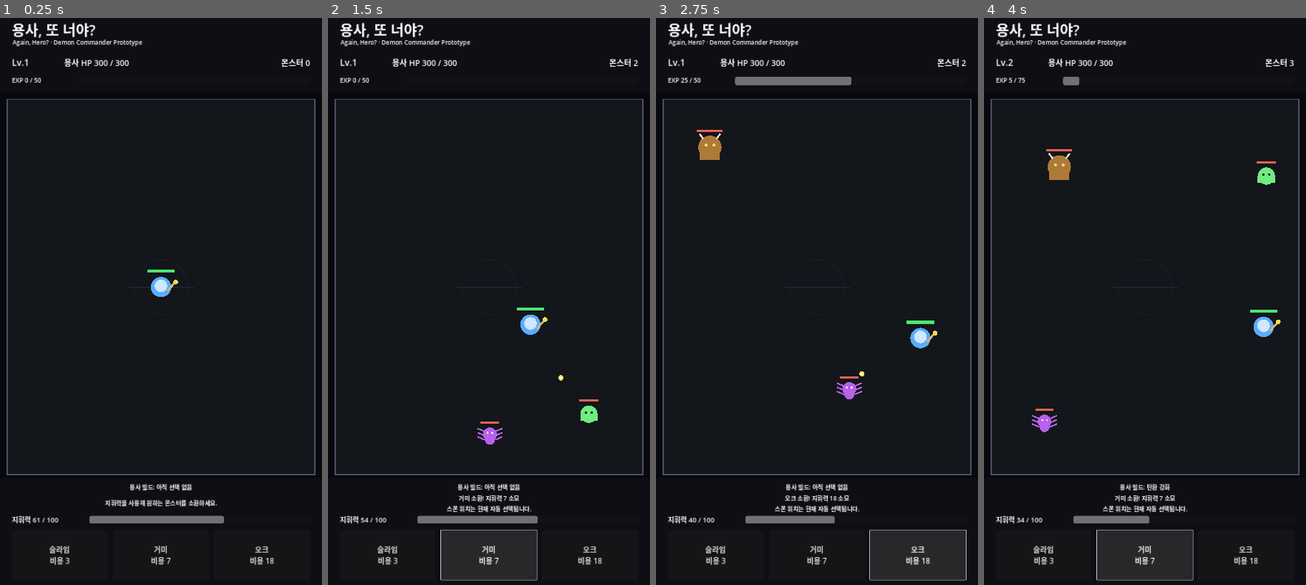
Above: before the commit, frames 1-4 (left to right).
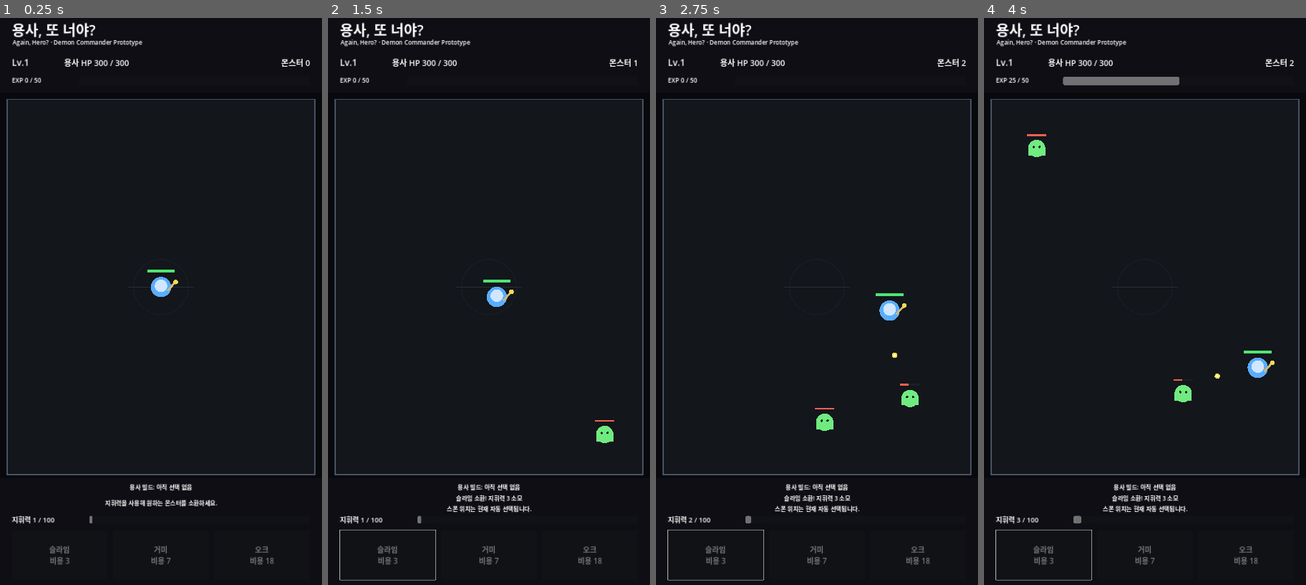
Above: after the commit, the same moments.

Repository: MinSung0732/Again-Hero-
Game: Godot game, scene res://src/main/Main.tscn
The game is run twice, just before and just after one commit, with the same random seed, the same clock (stepped at 60 frames per second) and the same inputs.
Inputs (mouse positions are in pixels of both pictures, inside the frame that each line leads up to):
- Up to frame 1 (0.25 s): no input
- Up to frame 2 (1.5 s): click (389, 556) at 0.5 s, where only the run before the commit has a clickable "슬라임 비용 3"; click "거미 비용 7" (after the commit: "슬라임 비용 3") at 1.25 s
- Up to frame 3 (2.75 s): click "오크 비용 18" (after the commit: "슬라임 비용 3") at 2 s
- Up to frame 4 (4 s): click (1045, 556) at 2.75 s, where only the run before the commit has a clickable "슬라임 비용 3"; click "거미 비용 7" (after the commit: "슬라임 비용 3") at 3.5 s

The runs differ from the first frame. In frame 1, 0.9% of the frame differs, in the area x 10-86%, y 87-97%; in frame 2, 2.3%; in frame 3, 3.0%; in frame 4, 3.2%, in the area x 3-97%, y 7-100%.

Commit message:
balance: start each run with zero command power

Diff:
--- a/src/battle/battle.gd
+++ b/src/battle/battle.gd
@@ -17,7 +17,7 @@
 const FIELD_CENTER := Vector2(540, 640)
 
 const MAX_COMMAND := 100.0
-const START_COMMAND := 60.0
+const START_COMMAND := 0.0
 const COMMAND_REGEN_PER_SECOND := 3.0
 
 const MONSTER_COSTS := {
